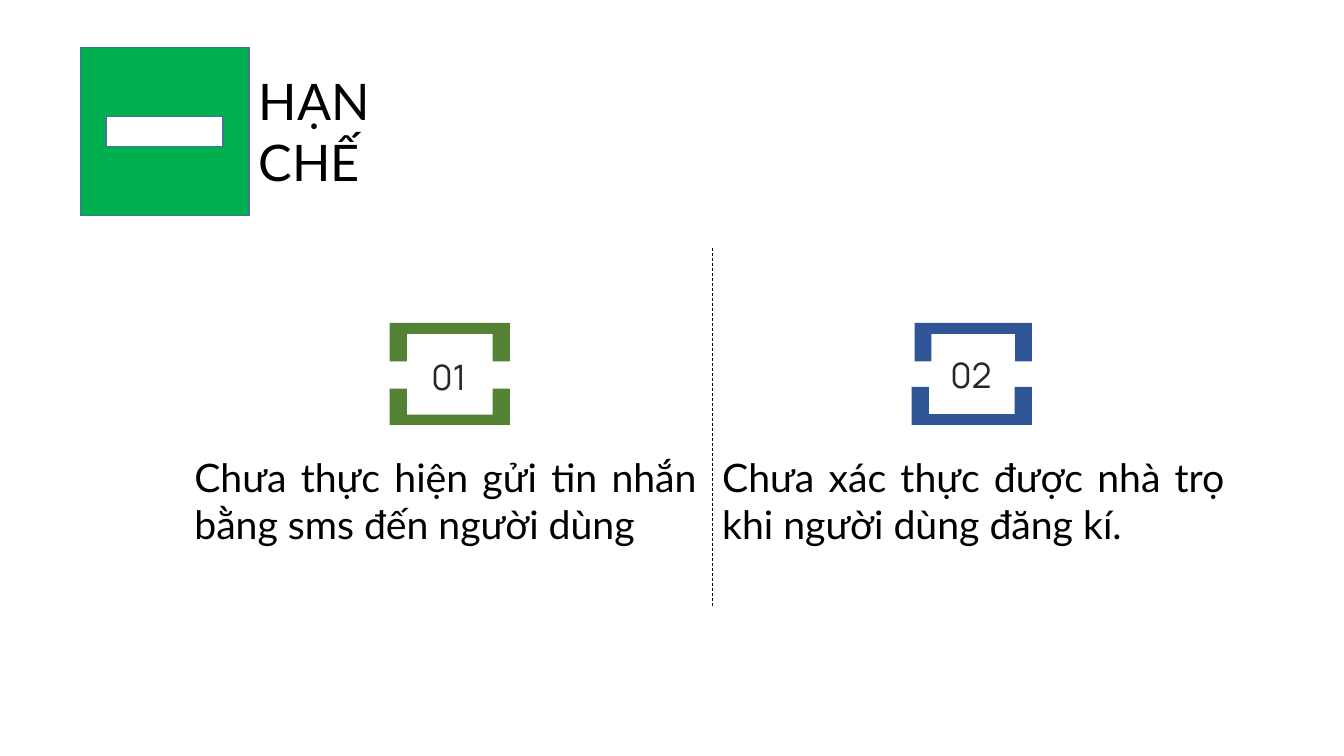
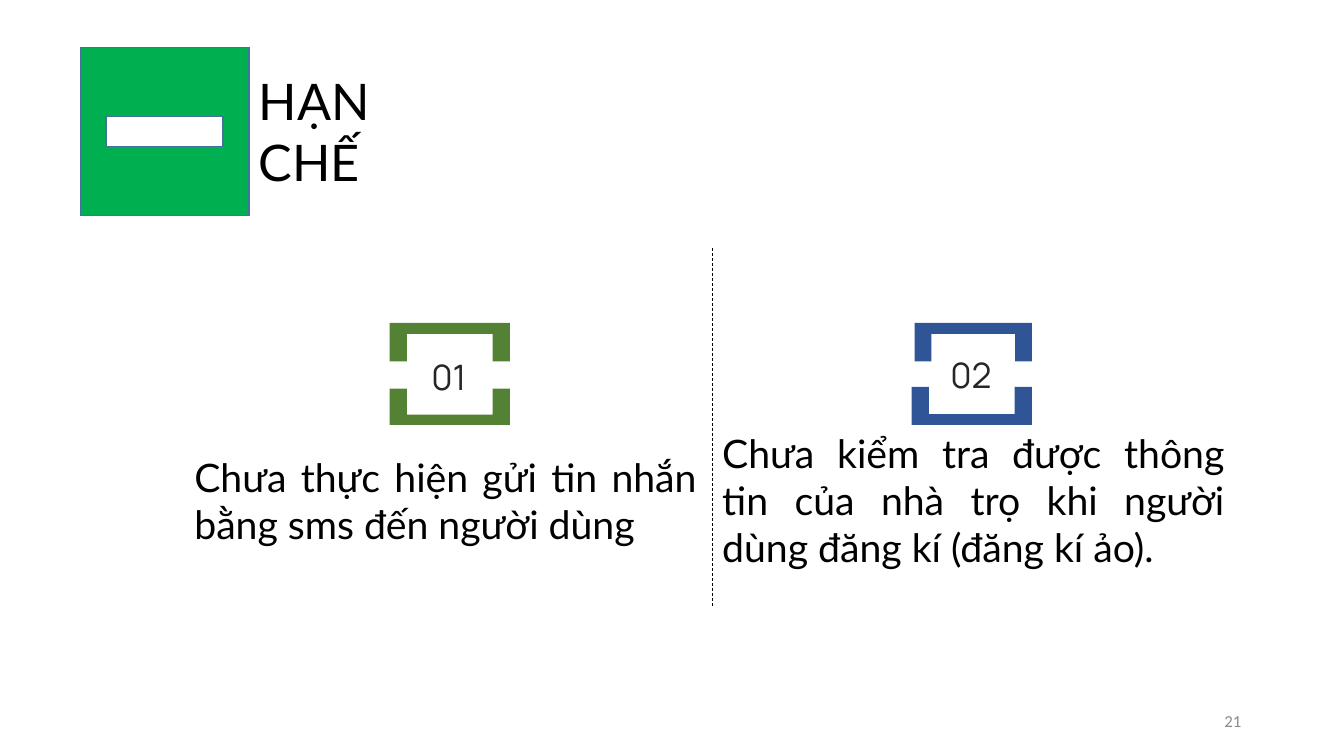
Before and after one commit to minhynguyen/luanvan, a slide deck: slide 21 of LVTN.pptx (slide 22 before the commit). Drawn at 1344x756 pixels with LibreOffice and Linux fonts; fonts in the diff are those of the drawing. Boxes give left, top, right and bottom in pixels: in the first picture for what was removed or moved away, otherwise in the second. Text is boxed around its words. In the diff, an @@ line names an element or a change of style, - is before the commit and + after.

```diff
--- a/LVTN.pptx
+++ b/LVTN.pptx
@@ text at <box>722,435,1224,569</box>: text changed @@
-Chưa xác thực được nhà trọ khi người dùng đăng kí.
+Chưa kiểm tra được thông tin của nhà trọ khi người dùng đăng kí (đăng kí ảo).
@@ page number added at <box>1224,716,1241,727</box>, 12 pt, text #8C8C8C @@
+21
```
Also in this commit, not shown: 28 other slides changed, 1 slide added, 2 slides removed.
